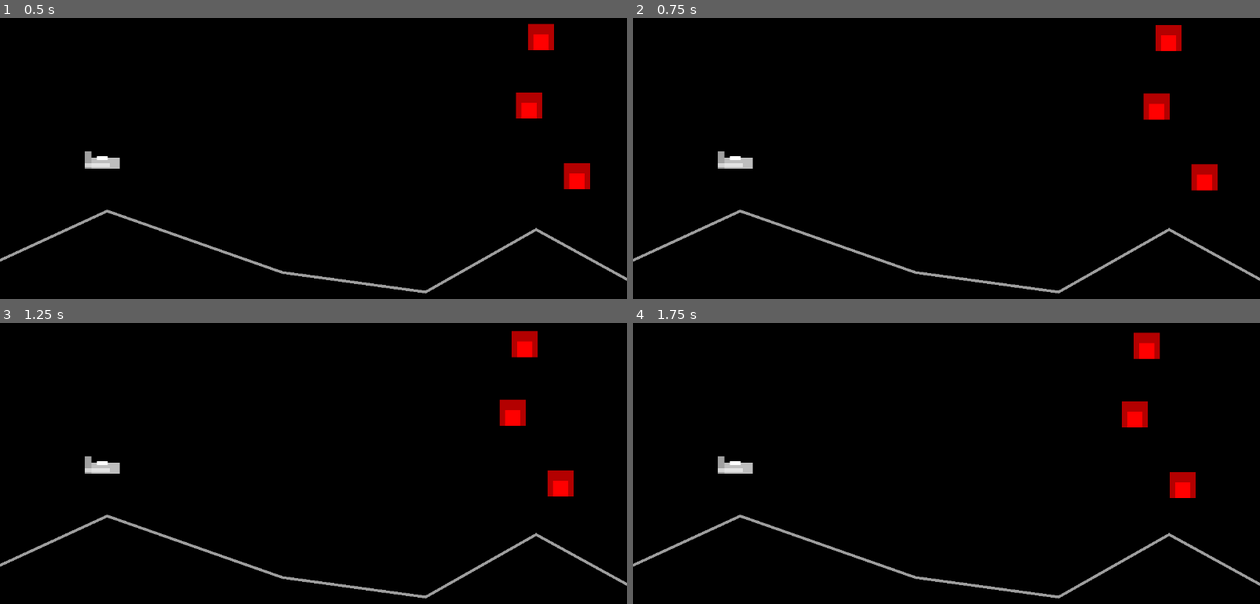
Above: before the commit, frames 1-4 (two rows, left to right).
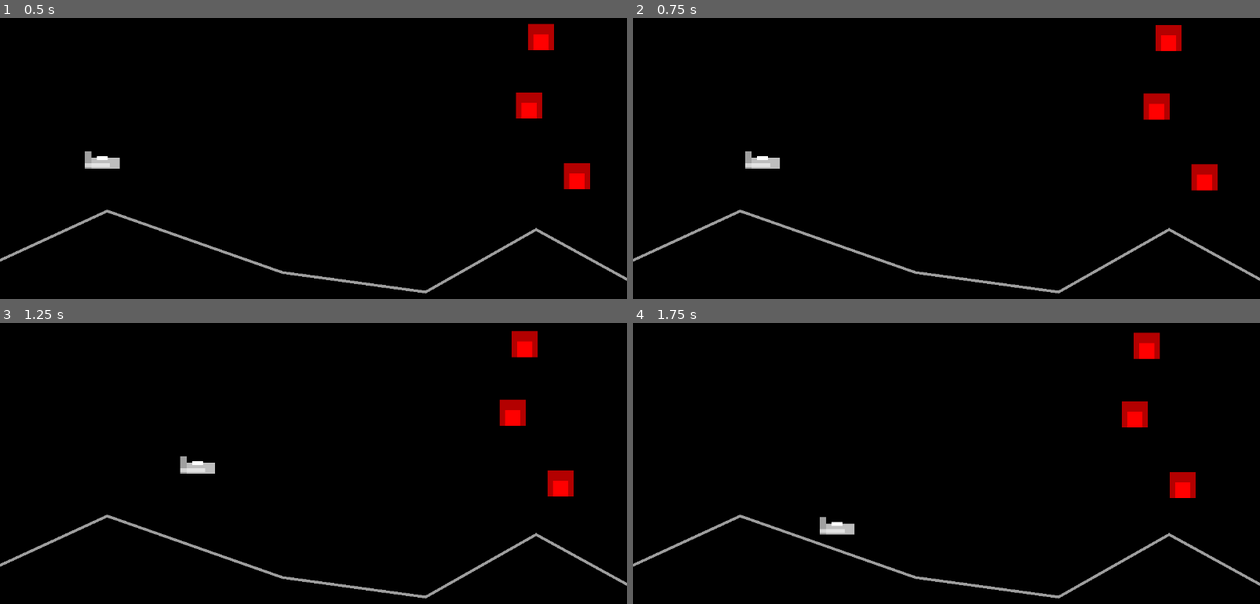
Above: after the commit, the same moments.

Repository: Toxe/godot-defender-clone
Game: Godot game, scene res://levels/main.tscn
Two runs of this game, one before a commit and one after it. Both use one fixed random seed, a clock stepped at 60 frames per second and the inputs below.
Inputs:
- Up to frame 1 (0.5 s): no input
- Up to frame 2 (0.75 s): hold Right (move_right) from 0.53 s (still down)
- Up to frame 3 (1.25 s): keep holding Right (move_right)
- Up to frame 4 (1.75 s): release Right (move_right) at 1.28 s; hold Down (move_down) from 1.28 s (still down)

Frame 1 is identical in both runs. In frame 2, 0.4% of the frame differs, in the area x 13-24%, y 47-54%; in frame 3, 0.5%; in frame 4, 0.5%, in the area x 13-36%, y 47-76%.

Commit message:
Player movement and collision with enemies; reload level when player killed

Diff:
--- a/G01_Defender/enemies/enemy.tscn
+++ b/G01_Defender/enemies/enemy.tscn
@@ -4,6 +4,8 @@
 size = Vector2(48, 48)
 
 [node name="Enemy" type="RigidBody2D"]
+collision_layer = 2
+collision_mask = 0
 gravity_scale = 0.0
 lock_rotation = true
 linear_velocity = Vector2(-40, 5)
--- /dev/null
+++ b/G01_Defender/levels/main.gd
@@ -0,0 +1,5 @@
+extends Node
+
+
+func _on_player_player_killed():
+    get_tree().reload_current_scene()
--- a/G01_Defender/levels/main.tscn
+++ b/G01_Defender/levels/main.tscn
@@ -1,9 +1,11 @@
-[gd_scene load_steps=3 format=3 uid="uid://w0jtokddq4er"]
+[gd_scene load_steps=4 format=3 uid="uid://w0jtokddq4er"]
 
+[ext_resource type="Script" path="res://levels/main.gd" id="1_gi007"]
 [ext_resource type="PackedScene" uid="uid://cwjdmjmwuyqem" path="res://player/player.tscn" id="1_im8u2"]
 [ext_resource type="PackedScene" uid="uid://cvbnwoj0fo1c0" path="res://enemies/enemy.tscn" id="2_a4ga4"]
 
 [node name="Main" type="Node"]
+script = ExtResource("1_gi007")
 
 [node name="Background" type="Node" parent="."]
 
@@ -34,3 +36,5 @@
 
 [node name="Enemy3" parent="Enemies" instance=ExtResource("2_a4ga4")]
 position = Vector2(1013, 95)
+
+[connection signal="player_killed" from="Player" to="." method="_on_player_player_killed"]
--- /dev/null
+++ b/G01_Defender/player/player.gd
@@ -0,0 +1,21 @@
+class_name Player extends CharacterBody2D
+
+signal player_killed
+
+@export var speed = 250
+
+func _physics_process(delta):
+    var direction = Input.get_vector("move_left", "move_right", "move_up", "move_down")
+
+    update_horizontal_sprite_flip(direction)
+    check_collision(move_and_collide(direction * speed * delta))
+
+
+func update_horizontal_sprite_flip(direction: Vector2):
+    if not is_zero_approx(direction.x):
+        $Sprite.scale.x = 1 if direction.x > 0 else -1
+
+
+func check_collision(collision: KinematicCollision2D):
+    if collision:
+        player_killed.emit()
--- a/G01_Defender/player/player.tscn
+++ b/G01_Defender/player/player.tscn
@@ -1,15 +1,22 @@
-[gd_scene load_steps=2 format=3 uid="uid://cwjdmjmwuyqem"]
+[gd_scene load_steps=3 format=3 uid="uid://cwjdmjmwuyqem"]
+
+[ext_resource type="Script" path="res://player/player.gd" id="1_wjarh"]
 
 [sub_resource type="RectangleShape2D" id="RectangleShape2D_jk32p"]
 size = Vector2(64, 20)
 
 [node name="Player" type="CharacterBody2D"]
+collision_mask = 2
+motion_mode = 1
+script = ExtResource("1_wjarh")
 
 [node name="CollisionShape2D" type="CollisionShape2D" parent="."]
 position = Vector2(0, 6)
 shape = SubResource("RectangleShape2D_jk32p")
 
-[node name="ColorRect" type="ColorRect" parent="."]
+[node name="Sprite" type="Node2D" parent="."]
+
+[node name="ColorRect" type="ColorRect" parent="Sprite"]
 anchors_preset = 8
 anchor_left = 0.5
 anchor_top = 0.5
@@ -23,7 +30,7 @@
 grow_vertical = 2
 color = Color(0.745098, 0.745098, 0.745098, 1)
 
-[node name="ColorRect2" type="ColorRect" parent="."]
+[node name="ColorRect2" type="ColorRect" parent="Sprite"]
 anchors_preset = 8
 anchor_left = 0.5
 anchor_top = 0.5
@@ -37,7 +44,7 @@
 grow_vertical = 2
 color = Color(0.627451, 0.627451, 0.627451, 1)
 
-[node name="ColorRect3" type="ColorRect" parent="."]
+[node name="ColorRect3" type="ColorRect" parent="Sprite"]
 anchors_preset = 8
 anchor_left = 0.5
 anchor_top = 0.5
@@ -51,7 +58,7 @@
 grow_vertical = 2
 color = Color(1, 1, 1, 0.564706)
 
-[node name="ColorRect4" type="ColorRect" parent="."]
+[node name="ColorRect4" type="ColorRect" parent="Sprite"]
 anchors_preset = 8
 anchor_left = 0.5
 anchor_top = 0.5
